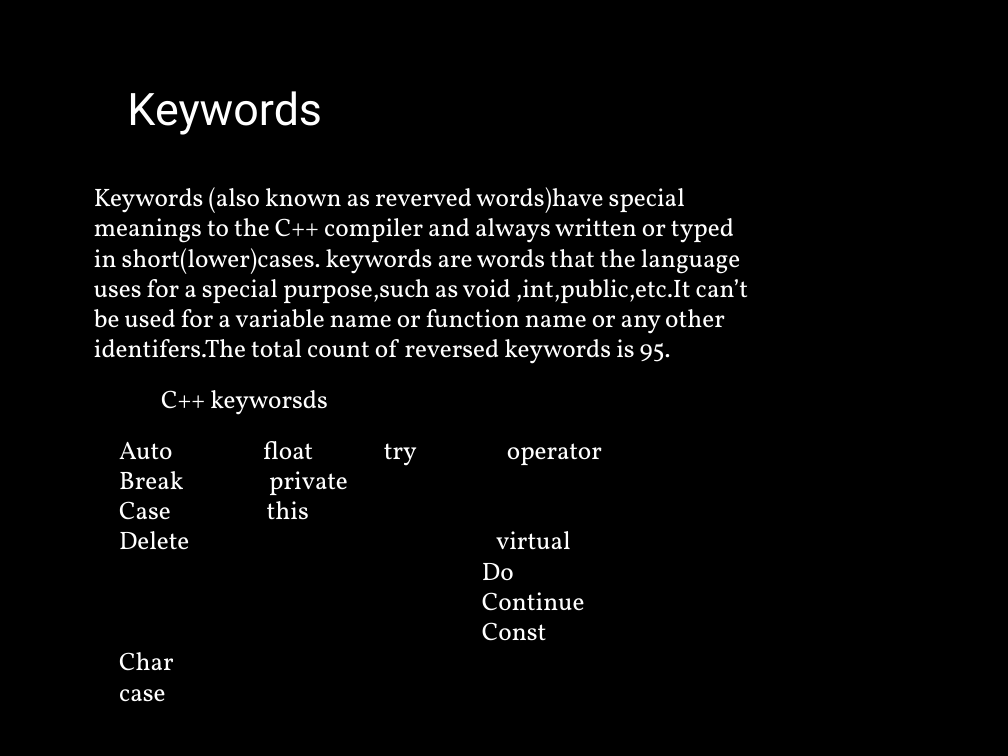
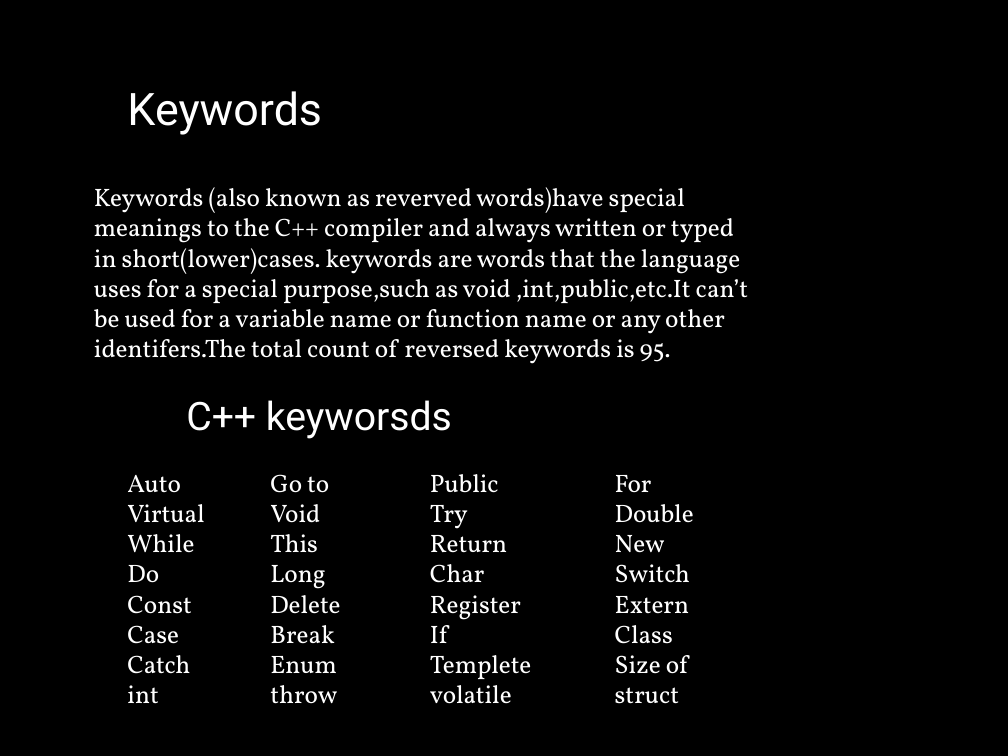
Before and after one commit to itsmechauhan/hackerrank, a slide deck: slide 9 of gaibua.pptx. Drawn at 1008x756 pixels with LibreOffice and Linux fonts; fonts in the diff are those of the drawing; background and template pictures are left out. Boxes give left, top, right and bottom in pixels: in the first picture for what was removed or moved away, otherwise in the second. Text is boxed around its words. In the diff, an @@ line names an element or a change of style, - is before the commit and + after.

```diff
--- a/gaibua.pptx
+++ b/gaibua.pptx
@@ text "C++ keyworsds": place and size @@
-text "C++ keyworsds" at [161,390,328,415]
+text "C++ keyworsds" at [186,400,452,439]
@@ text "C++ keyworsds" at [186,400,452,439]: size 18 to 28 pt, font Vollkorn to Roboto @@
@@ text removed at [119,441,602,641] @@
-Auto float try operator
-Break private
-Case this
-Delete virtual
-Do
-Continue
-Const
-Char
-case
@@ text added at [127,475,204,704], 18 pt, text #FFFFFF @@
+Auto
+Virtual
+While
+Do
+Const
+Case
+Catch
+int
@@ text added at [270,474,340,704], 18 pt, text #FFFFFF @@
+Go to
+Void
+This
+Long
+Delete
+Break
+Enum
+throw
@@ text added at [430,474,531,704], 18 pt, text #FFFFFF @@
+Public
+Try
+Return
+Char
+Register
+If
+Templete
+volatile
@@ text added at [615,475,694,704], 18 pt, text #FFFFFF @@
+For
+Double
+New
+Switch
+Extern
+Class
+Size of
+struct
```
Also in this commit, not shown: 3 other slides changed, 5 slides added, 5 slides removed.
